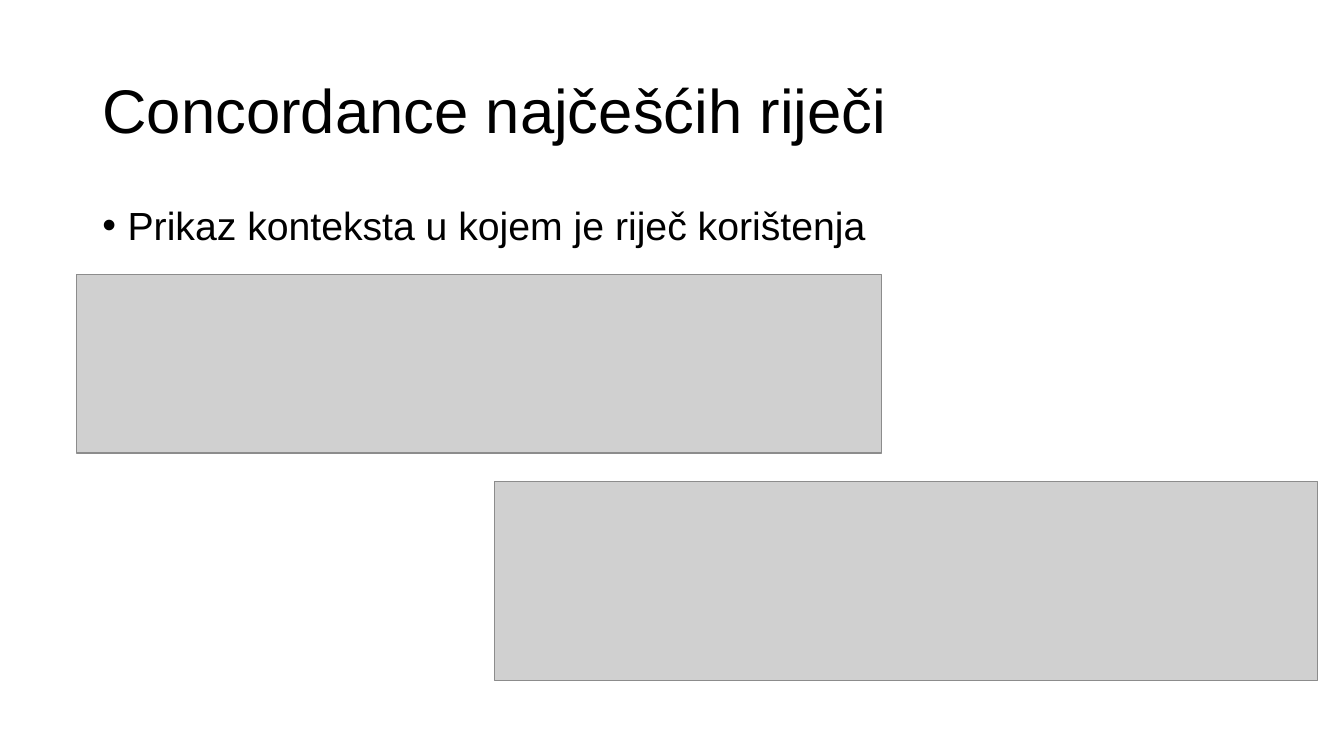
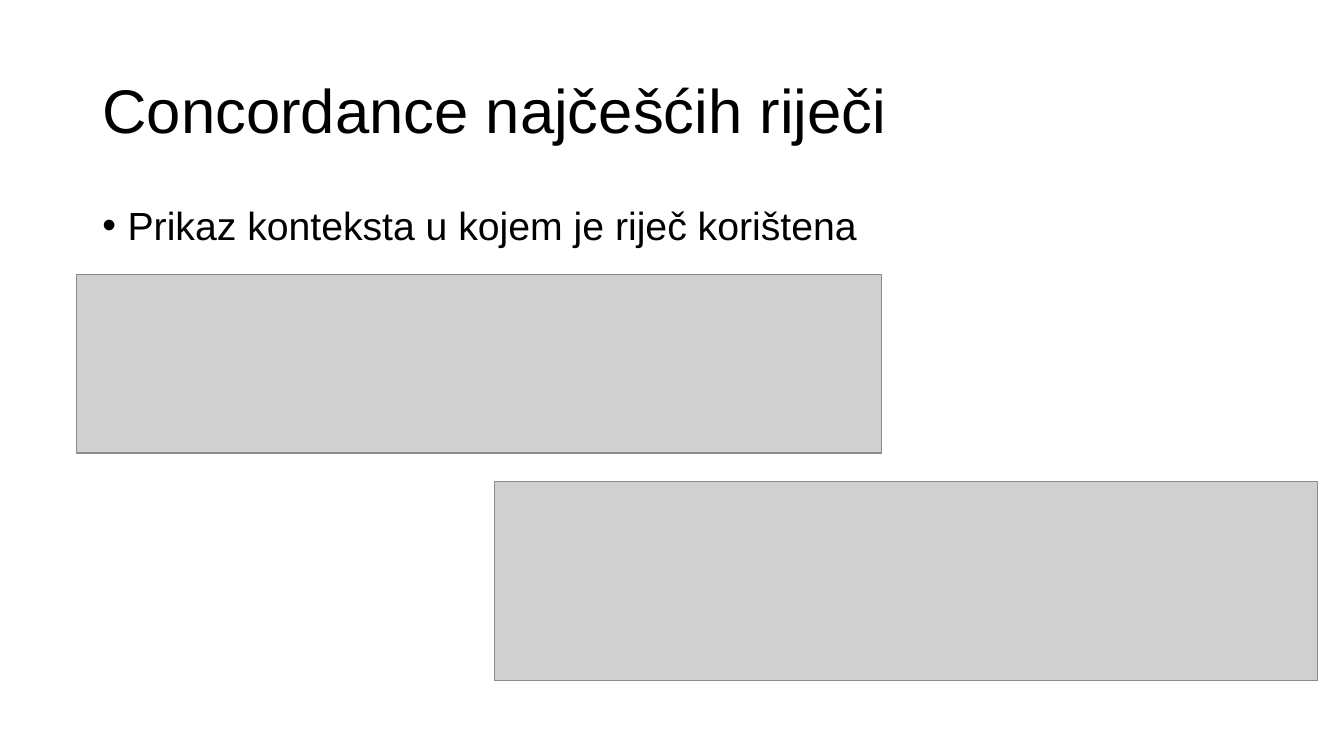
Before and after one commit to markobenjak/NoSQL, a slide deck: slide 8 of NoSQL_BigData_analitika.pptx. Drawn at 1344x756 pixels with LibreOffice and Linux fonts; fonts in the diff are those of the drawing; grey boxes stand for pictures. Boxes give left, top, right and bottom in pixels: in the first picture for what was removed or moved away, otherwise in the second. Text is boxed around its words. In the diff, an @@ line names an element or a change of style, - is before the commit and + after.

```diff
--- a/NoSQL_BigData_analitika.pptx
+++ b/NoSQL_BigData_analitika.pptx
@@ text at <box>128,211,857,248</box>: text changed @@
-• Prikaz konteksta u kojem je riječ korištenja
+• Prikaz konteksta u kojem je riječ korištena
```
Also in this commit, not shown: 7 other slides changed.
